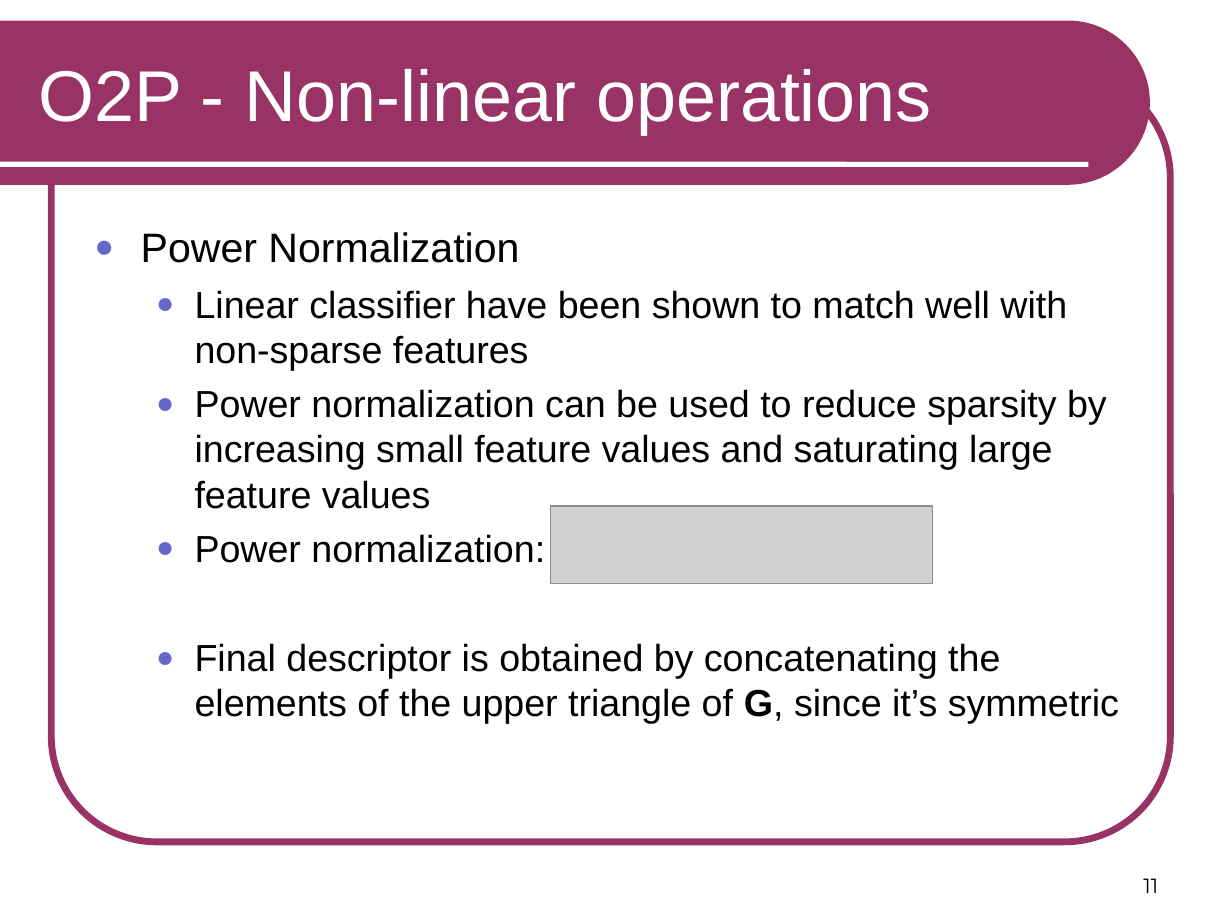
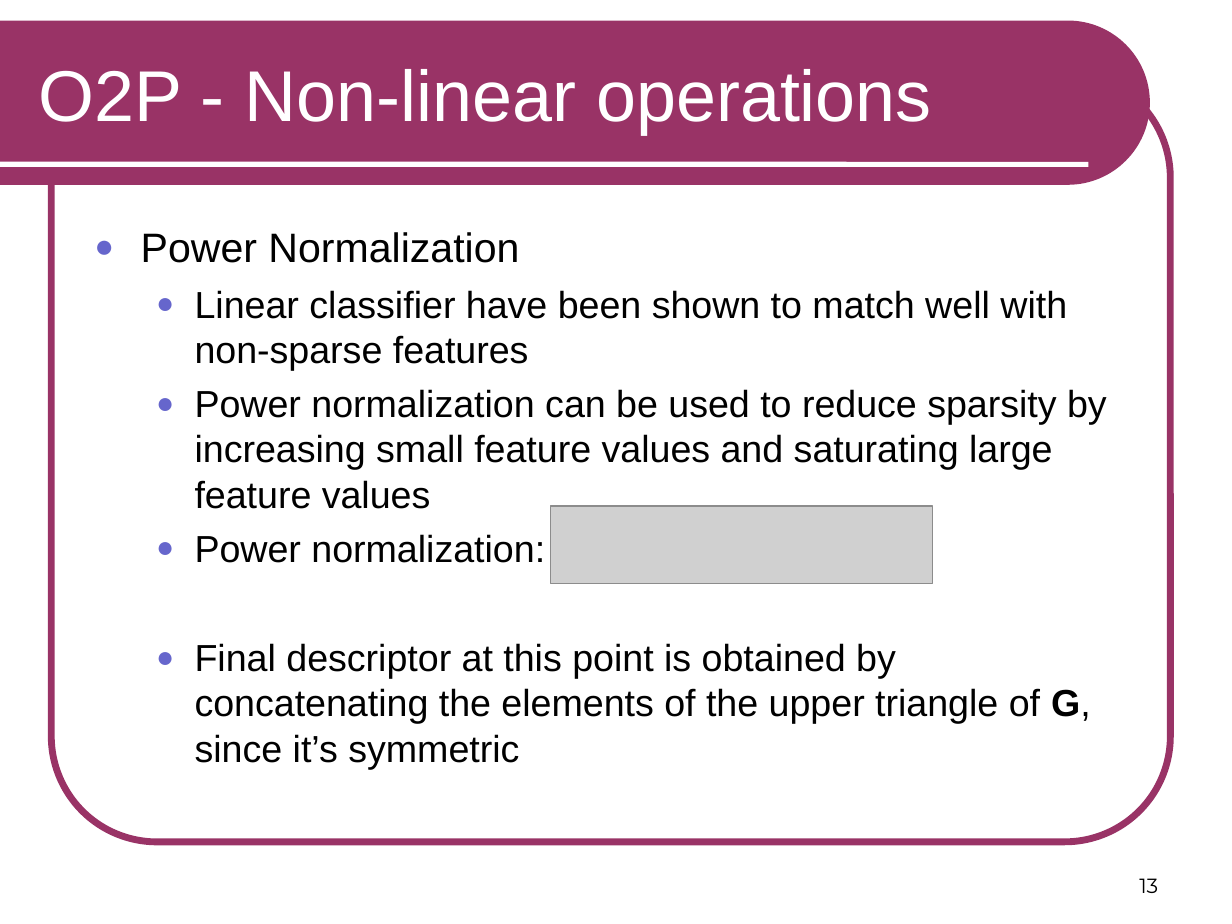
Before and after one commit to RSIP/SSI-SemanticSegmentation, a slide deck: slide 13 of template_slides.ppt (slide 11 before the commit). Drawn at 1232x924 pixels with LibreOffice and Linux fonts; fonts in the diff are those of the drawing; grey boxes stand for pictures. Boxes give left, top, right and bottom in pixels: in the first picture for what was removed or moved away, otherwise in the second. Text is boxed around its words. In the diff, an @@ line names an element or a change of style, - is before the commit and + after.

```diff
--- a/template_slides.ppt
+++ b/template_slides.ppt
@@ text at box(195, 643, 1091, 769): text changed @@
-  ● Final descriptor is obtained by concatenating the elements of the upper triangle of G, since it’s symmetric
+  ● Final descriptor at this point is obtained by concatenating the elements of the upper triangle of G, since it’s symmetric
@@ page number at box(1139, 878, 1158, 893): text changed @@
-11
+13
```
Also in this commit, not shown: 2 other slides changed, 3 slides added, 1 slide removed.
